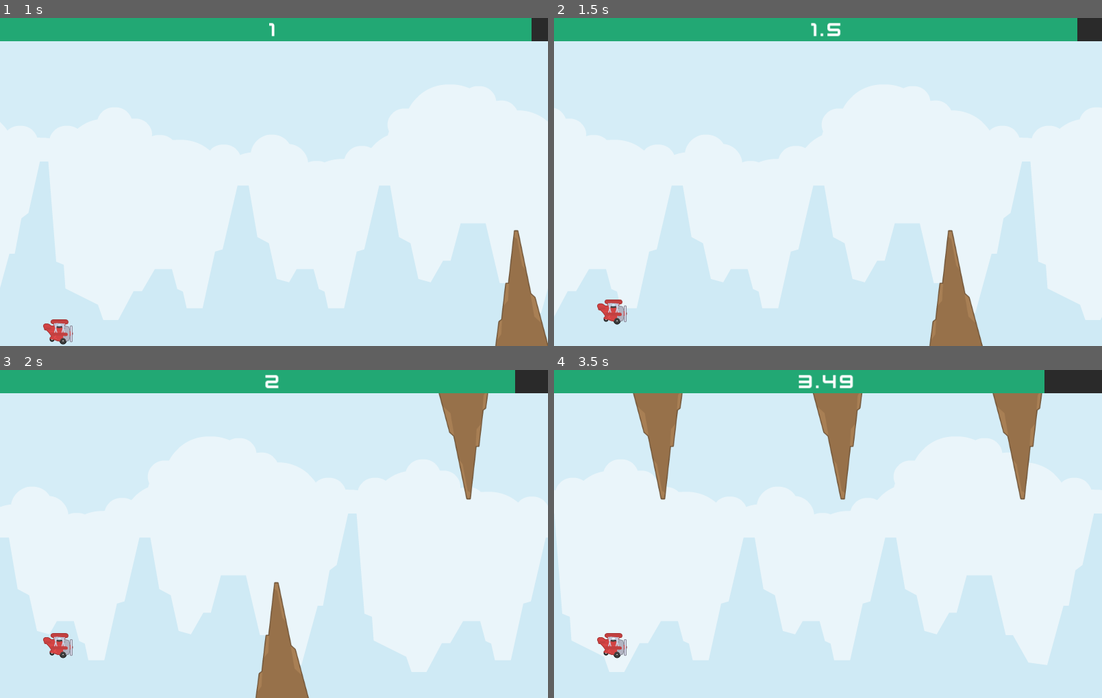
Above: before the commit, frames 1-4 (two rows, left to right).
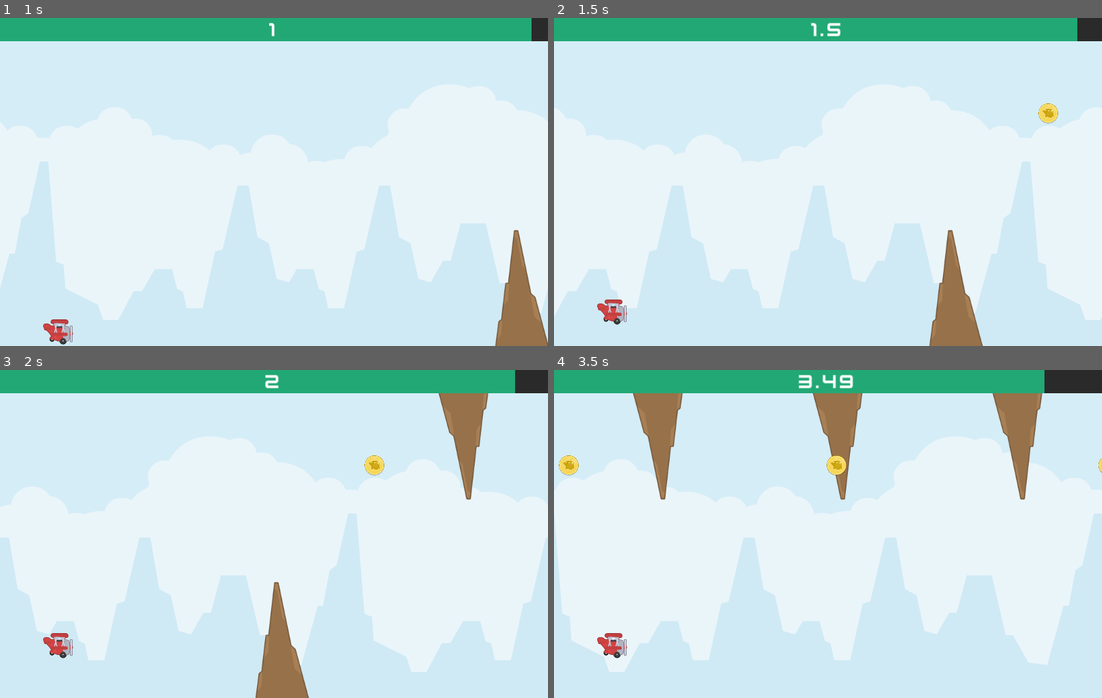
Above: after the commit, the same moments.

Repository: Abdulkader-Safi/tappy_plane_hypercausal_game
Game: Godot game, scene res://Scenes/Main.tscn
Same seed, same stepped clock (60 frames per second), same inputs: the game is played once before the commit and once after it.
Inputs (mouse positions are in pixels of both pictures, inside the frame that each line leads up to):
- Up to frame 1 (1 s): move the mouse to (394, 165) at 0.52 s; click (394, 165) at 0.6 s
- Up to frame 2 (1.5 s): move the mouse to (718, 198) at 1.27 s; click (718, 198) at 1.35 s
- Up to frame 3 (2 s): no input
- Up to frame 4 (3.5 s): move the mouse to (882, 461) at 2.02 s; click (882, 461) at 2.1 s; move the mouse to (800, 599) at 2.77 s; click (800, 599) at 2.85 s

Frame 1 is identical in both runs. In frame 2, 0.2% of the frame differs, in the area x 88-92%, y 26-33%; in frame 3, 0.2%; in frame 4, 0.4%, in the area x 0-100%, y 26-33%.

Commit message:
Add coin spawning functionality and update main scene to include coin resources

Diff:
--- a/Scenes/Main.tscn
+++ b/Scenes/Main.tscn
@@ -6,6 +6,7 @@
 [ext_resource type="PackedScene" uid="uid://bdksvhnpme8iw" path="res://Scenes/Player/Player.tscn" id="4_otvpn"]
 [ext_resource type="FontFile" uid="uid://rhpbrypeoca3" path="res://Assets/kenvector_future.ttf" id="5_eehmu"]
 [ext_resource type="PackedScene" uid="uid://dyld5tri8qyih" path="res://Scenes/Obstacles/Obstacle.tscn" id="6_8uogm"]
+[ext_resource type="PackedScene" uid="uid://cd0w2xl8qp37b" path="res://Scenes/Coins/Coin.tscn" id="7_p0i17"]
 
 [sub_resource type="RectangleShape2D" id="RectangleShape2D_uplfy"]
 size = Vector2(1600, 20)
@@ -19,9 +20,14 @@
 [node name="Main" type="Node"]
 script = ExtResource("1_tu8cd")
 obstacle = ExtResource("6_8uogm")
+coin = ExtResource("7_p0i17")
 
 [node name="SpawnerTimer" type="Timer" parent="."]
 wait_time = 0.75
+autostart = true
+
+[node name="CoinTimer" type="Timer" parent="."]
+wait_time = 1.125
 autostart = true
 
 [node name="Background" type="Node2D" parent="." groups=["DynamicObject"]]
@@ -40,6 +46,8 @@
 [node name="Player" parent="." instance=ExtResource("4_otvpn")]
 
 [node name="Obstacles" type="Node" parent="."]
+
+[node name="Coins" type="Node" parent="."]
 
 [node name="Walls" type="Node" parent="."]
 
@@ -90,3 +98,4 @@
 vertical_alignment = 1
 
 [connection signal="timeout" from="SpawnerTimer" to="." method="_on_spawner_timer_timeout"]
+[connection signal="timeout" from="CoinTimer" to="." method="_on_coin_timer_timeout"]
--- a/Scripts/main.gd
+++ b/Scripts/main.gd
@@ -1,6 +1,7 @@
 extends Node
 
 @export var obstacle: PackedScene
+@export var coin: PackedScene
 
 var dynamic_object_speed: int = 700
 var health_decrease: int = 3
@@ -35,3 +36,10 @@
 	if random == 1:
 		obstacle_instance.position.y = 800
 		obstacle_instance.rotation_degrees = 180
+
+func _on_coin_timer_timeout():
+	var random_position: int = randi() % 3
+	var coin_instance: Area2D = coin.instantiate()
+	$Coins.add_child(coin_instance)
+	coin_instance.position.y = 280 + random_position * 200
+	coin_instance.position.x = spawned_object_position_x
Not shown: 1 places in Scenes/Main.tscn that only renumber resources
